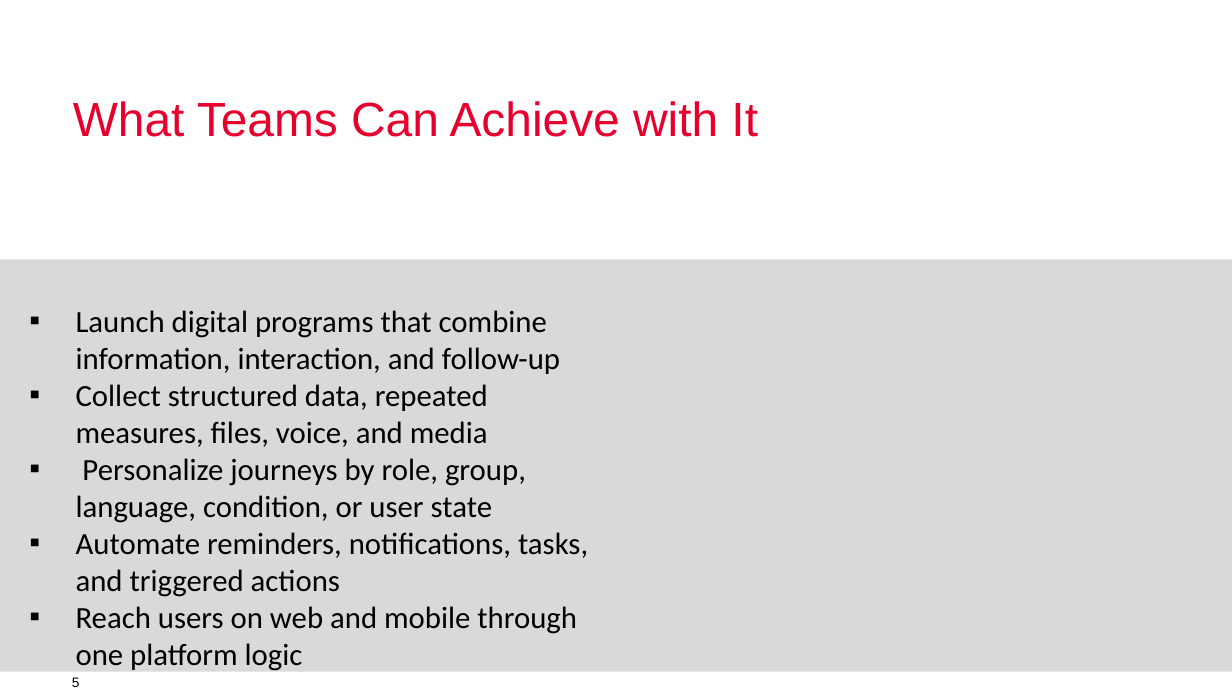
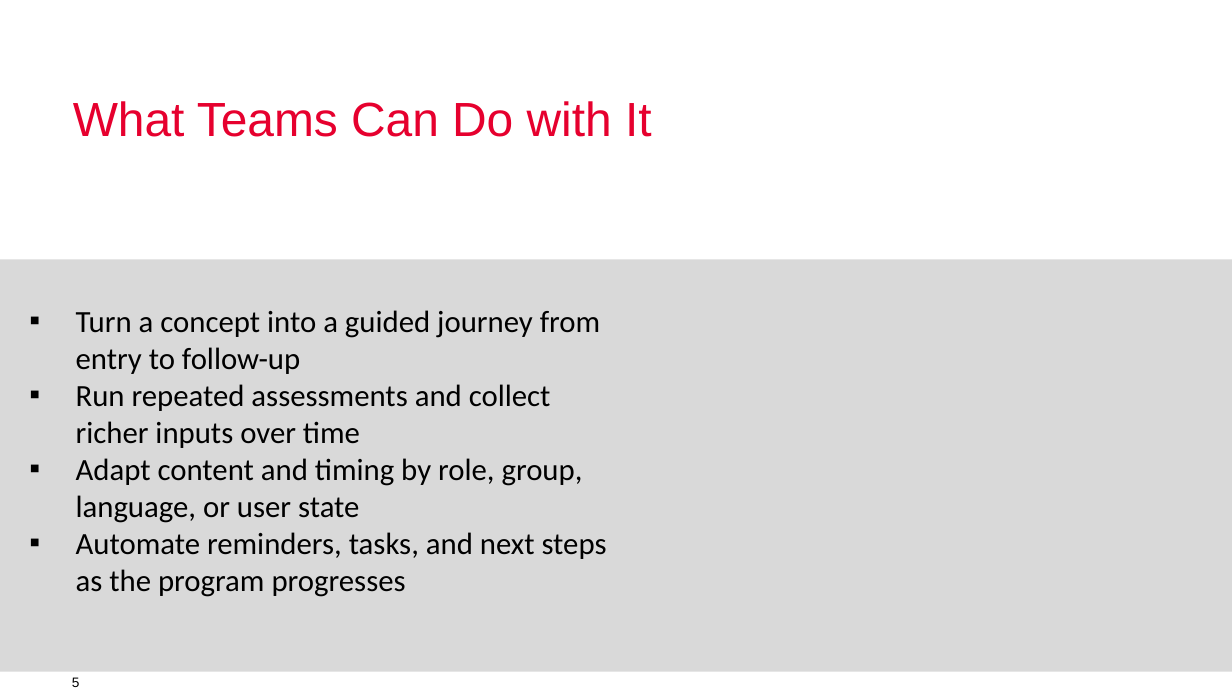
Before and after one commit to humdek-unibe-ch/sh-docs-presentations, a slide deck: slide 5 of SelfHelp-2026.pptx. Drawn at 1232x693 pixels with LibreOffice and Linux fonts; fonts in the diff are those of the drawing; background and template pictures are left out. Boxes give left, top, right and bottom in pixels: in the first picture for what was removed or moved away, otherwise in the second. Text is boxed around its words. In the diff, an @@ line names an element or a change of style, - is before the commit and + after.

```diff
--- a/SelfHelp-2026.pptx
+++ b/SelfHelp-2026.pptx
@@ title at <box>73,101,652,137</box>: text changed @@
-What Teams Can Achieve with It
+What Teams Can Do with It
@@ text at <box>76,310,607,597</box>: text changed @@
-▪ Launch digital programs that combine information, interaction, and follow-up
-▪ Collect structured data, repeated measures, files, voice, and media
-▪ Personalize journeys by role, group, language, condition, or user state
-▪ Automate reminders, notifications, tasks, and triggered actions
-▪ Reach users on web and mobile through one platform logic
+▪ Turn a concept into a guided journey from entry to follow-up
+▪ Run repeated assessments and collect richer inputs over time
+▪ Adapt content and timing by role, group, language, or user state
+▪ Automate reminders, tasks, and next steps as the program progresses
```
Also in this commit, not shown: 10 other slides changed, 2 slides removed, 2 other files.
